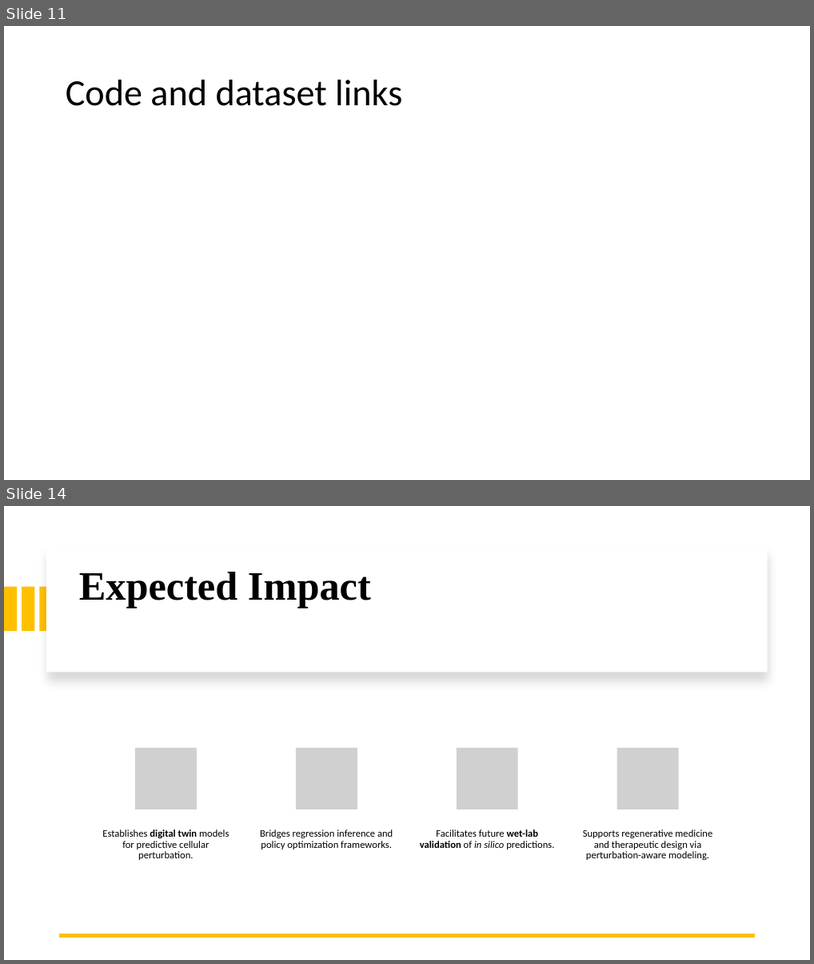
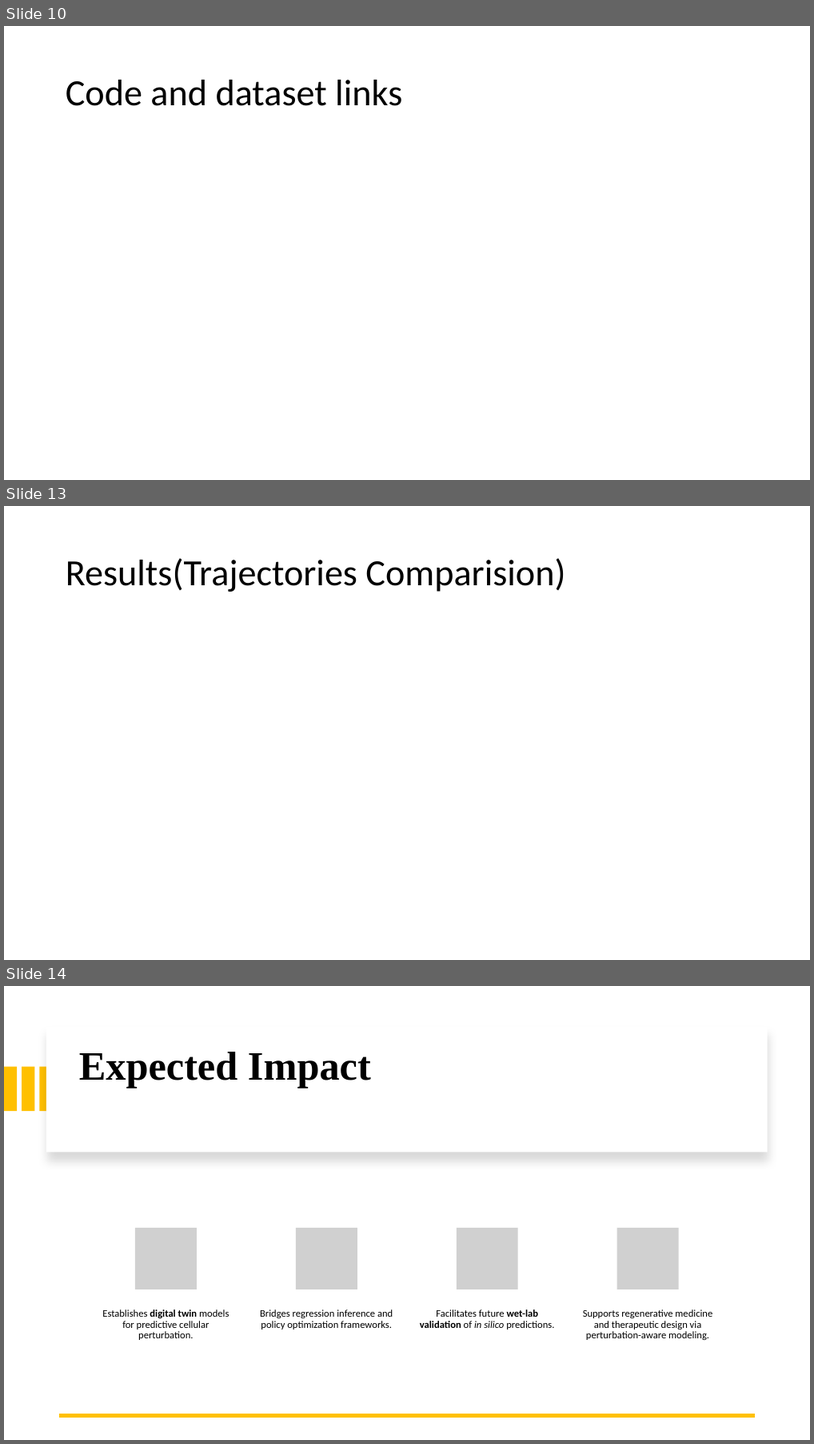
Before and after one commit to boabangf/GNN_RL_gene_trajectory_perturbation, a slide deck: ppt slides for omic codeathon (1).pptx. Shown one above the other, each under a label of ours: slides 11 and 14 before the commit, slides 10, 13 and 14 after it; the slides between them are not shown. The pictures are 814x964 and 814x1444 pixels, drawn with LibreOffice and Linux fonts; fonts in the diff are those of the drawing; grey boxes stand for pictures. Boxes give left, top, right and bottom in pixels: in the first picture for what was removed or moved away, otherwise in the second. Text is boxed around its words. In the diff, an @@ line names an element or a change of style, - is before the commit and + after.

```diff
--- a/ppt slides for omic codeathon (1).pptx
+++ b/ppt slides for omic codeathon (1).pptx
@@ slide 13 added at box(4, 506, 810, 960), background #FFFFFF @@
@@ title added at box(66, 558, 566, 592), 44 pt, text #000000 @@
+Results(Trajectories Comparision)
@@ what was slide 11 is now slide 10 @@
```
Also in this commit, not shown: 6 slides changed, 1 other slide added, 2 slides removed.
